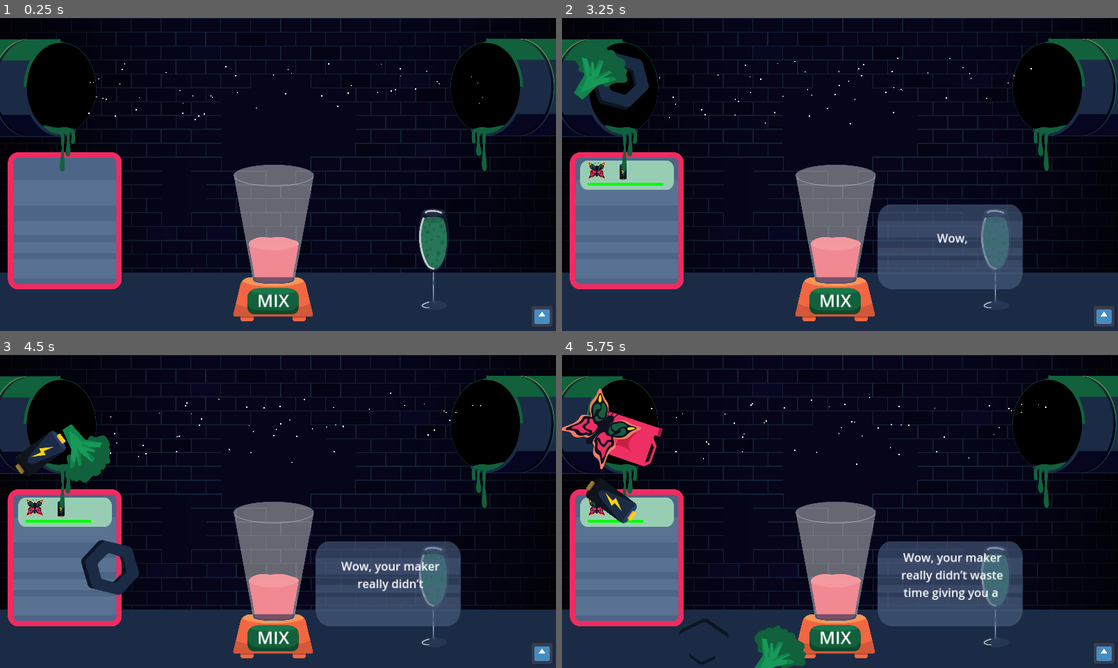
Above: before the commit, frames 1-4 (two rows, left to right).
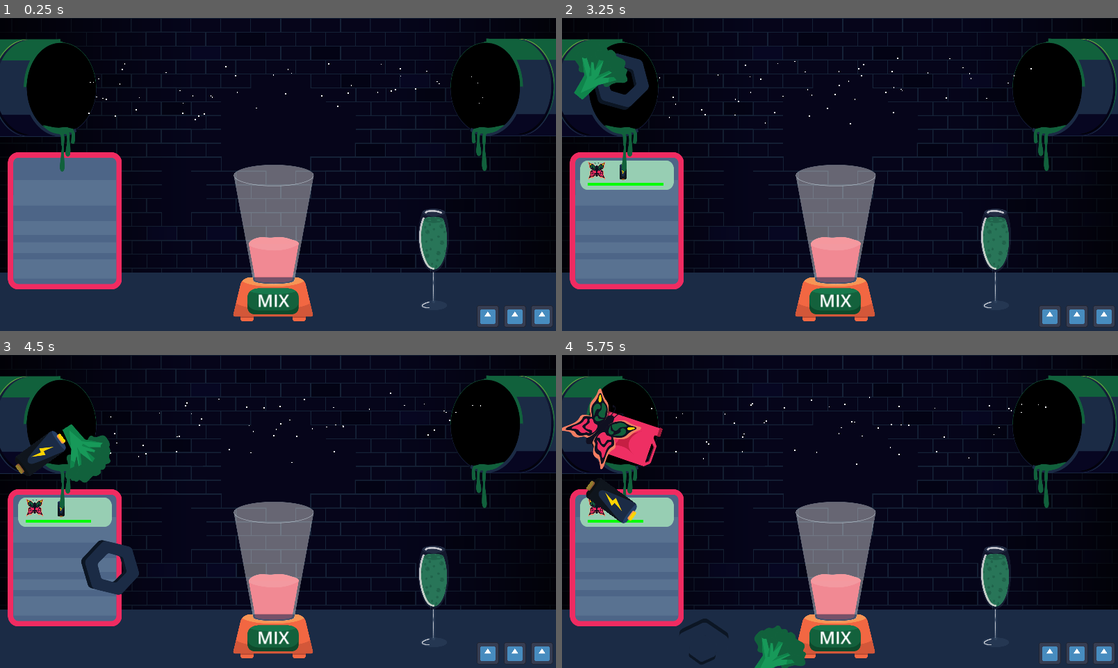
Above: after the commit, the same moments.

Repository: Daxidz/orbital-5-cyberpunk
Game: Godot game, scene res://src/main.tscn
Same seed, same stepped clock (60 frames per second), same inputs: the game is played once before the commit and once after it. This scene is started directly instead of the project's main scene. The engine's default icon, where the game draws it, is replaced by a stand-in: a white triangle on a blue panel in a dark square.
Inputs (mouse positions are in pixels of both pictures, inside the frame that each line leads up to):
- Up to frame 1 (0.25 s): no input
- Up to frame 2 (3.25 s): click (834, 299) at 0.5 s; click (834, 299) at 1.25 s; click (834, 299) at 2 s; move the mouse to (623, 77) at 2.77 s; press the mouse at (623, 77) at 2.78 s
- Up to frame 3 (4.5 s): move the mouse to (50, 411) at 3.52 s; release the mouse at (50, 411) at 3.53 s; click (50, 411) at 3.6 s; move the mouse to (38, 452) at 4.27 s; press the mouse at (38, 452) at 4.28 s
- Up to frame 4 (5.75 s): move the mouse to (606, 411) at 5.02 s; release the mouse at (606, 411) at 5.03 s; click (606, 411) at 5.1 s

The runs differ from the first frame. In frame 1, 0.5% of the frame differs, in the area x 85-95%, y 92-99%; in frame 2, 7.5%, in the area x 56-95%, y 59-99%; in frame 3, 7.5%; in frame 4, 7.4%.

Commit message:
better timing boxes

Diff:
--- a/src/TextBoxesManager.gd
+++ b/src/TextBoxesManager.gd
@@ -26,7 +26,7 @@
 	"Robot04.wav",
 	"Robot05.wav"
 ]
-var time_between_spawn: float = 3
+var time_between_spawn: float = 6
 
 func _ready():
 	$Timer.start(time_between_spawn)
--- a/src/score_manager.gd
+++ b/src/score_manager.gd
@@ -4,7 +4,7 @@
 signal recipe_timed_out
 signal game_over
 
-var lives: int = 1
+var lives: int = 3
 
 @onready var hearts: Array = [
 	$Heart3,
